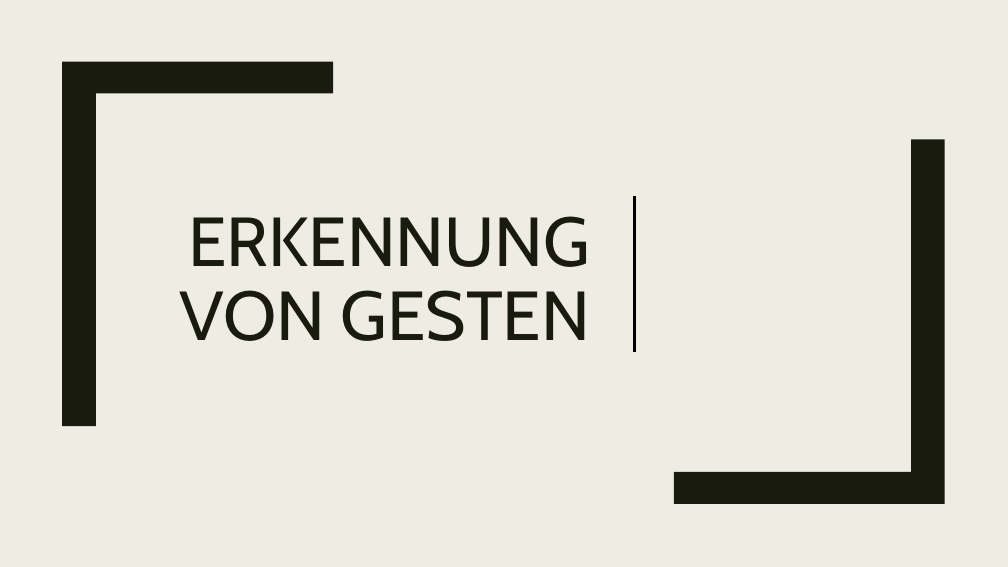
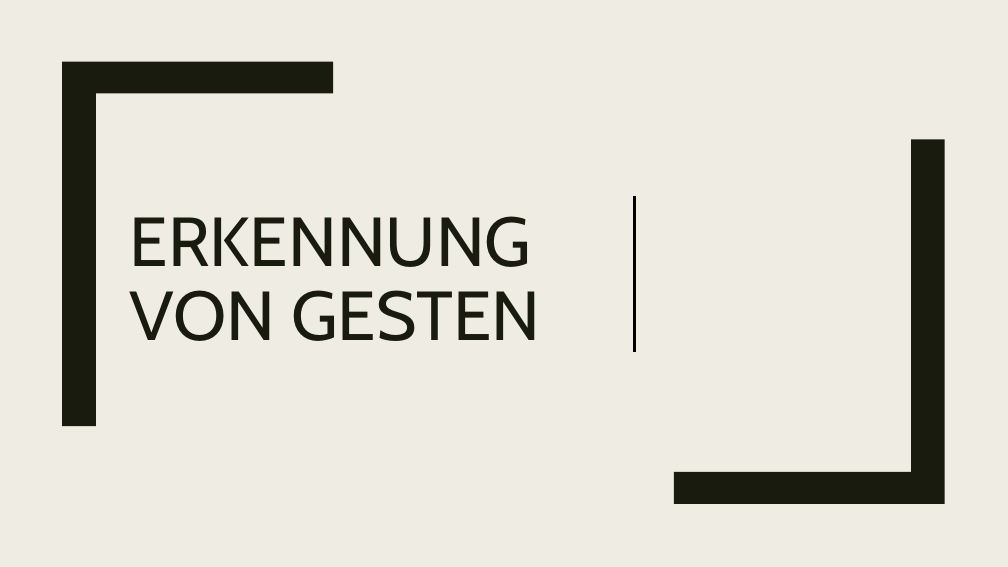
Before and after one commit to uol-mediaprocessing-201920/group-projects-hand-gesture, a slide deck: slide 16 of gesture_recognition.pptx (slide 17 before the commit). Drawn at 1008x567 pixels with LibreOffice and Linux fonts; fonts in the diff are those of the drawing. Boxes give left, top, right and bottom in pixels: in the first picture for what was removed or moved away, otherwise in the second. Text is boxed around its words. In the diff, an @@ line names an element or a change of style, - is before the commit and + after.

```diff
--- a/gesture_recognition.pptx
+++ b/gesture_recognition.pptx
@@ title "ERKENNUNG VON GESTEN" at bbox=[130, 216, 541, 341]: alignment right to left @@
```
Also in this commit, not shown: 5 other slides changed, 1 slide removed.
